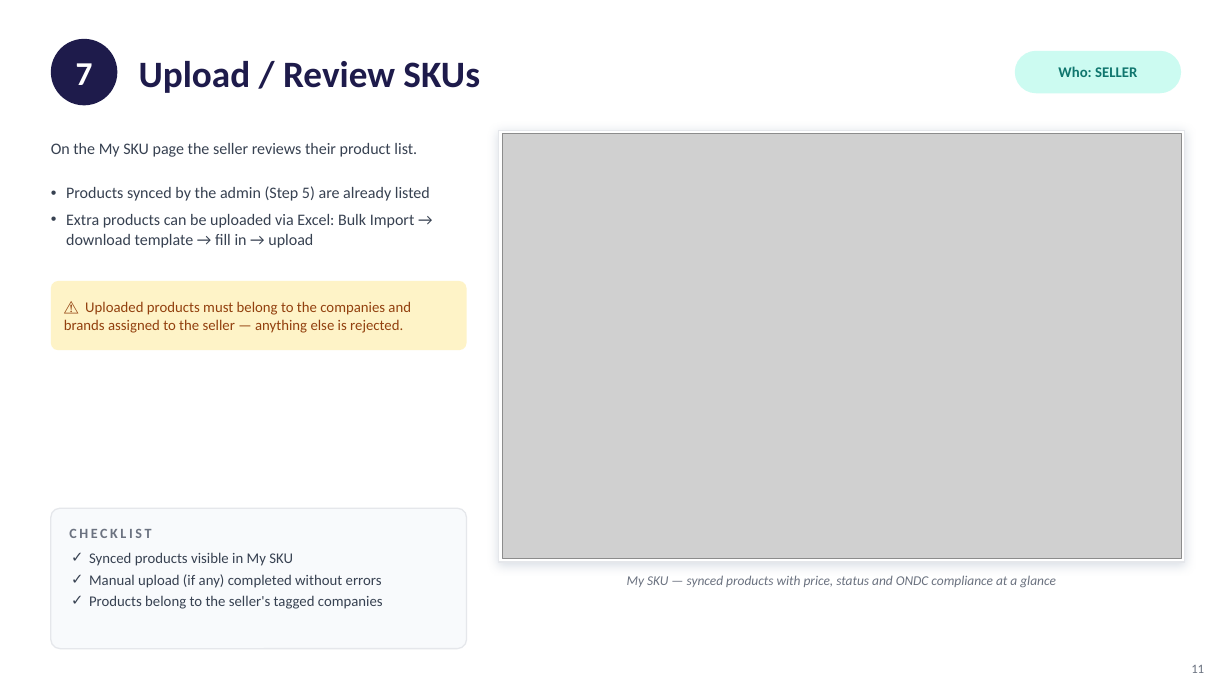
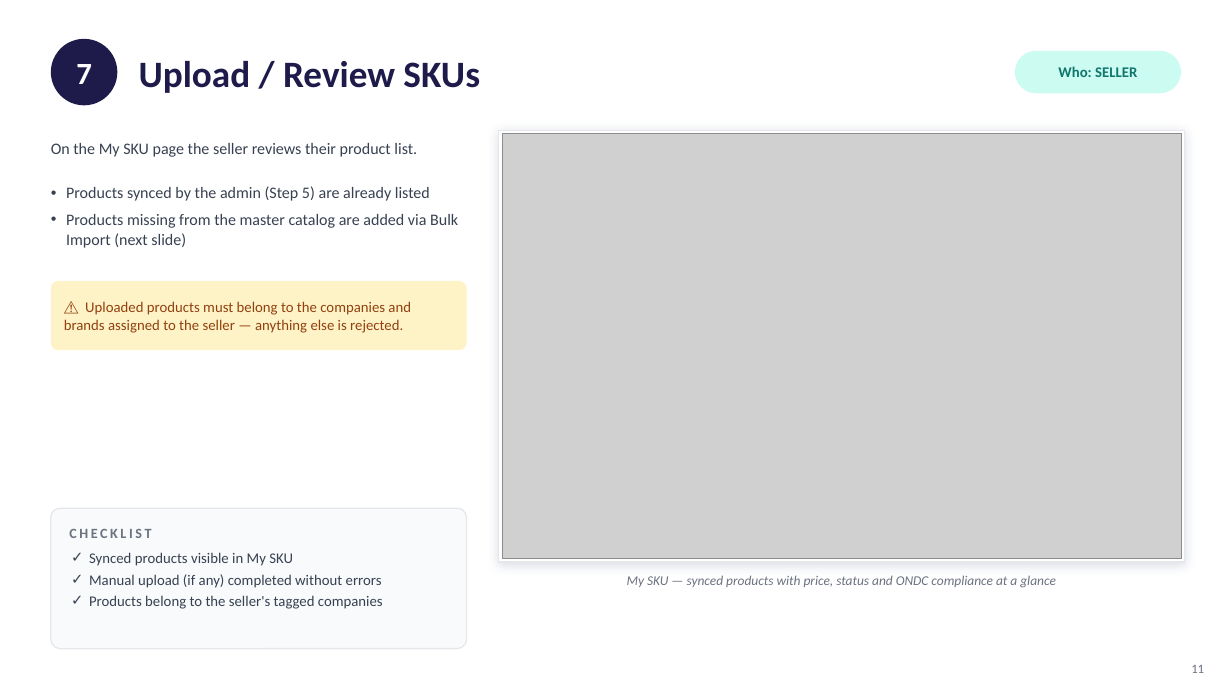
Before and after one commit to qwipo-product/ONDC-Seller-Store, a slide deck: slide 11 of Seller-Onboarding-to-Buyer-App-Visibility.pptx. Drawn at 1232x693 pixels with LibreOffice and Linux fonts; fonts in the diff are those of the drawing; grey boxes stand for pictures. Boxes give left, top, right and bottom in pixels: in the first picture for what was removed or moved away, otherwise in the second. Text is boxed around its words. In the diff, an @@ line names an element or a change of style, - is before the commit and + after.

```diff
--- a/Seller-Onboarding-to-Buyer-App-Visibility.pptx
+++ b/Seller-Onboarding-to-Buyer-App-Visibility.pptx
@@ text at (x1=66, y1=214, x2=458, y2=248): text changed @@
-• Extra products can be uploaded via Excel: Bulk Import → download template → fill in → upload
+• Products missing from the master catalog are added via Bulk Import (next slide)
```
Also in this commit, not shown: 16 other slides changed, 6 slides added, 8 other files.
